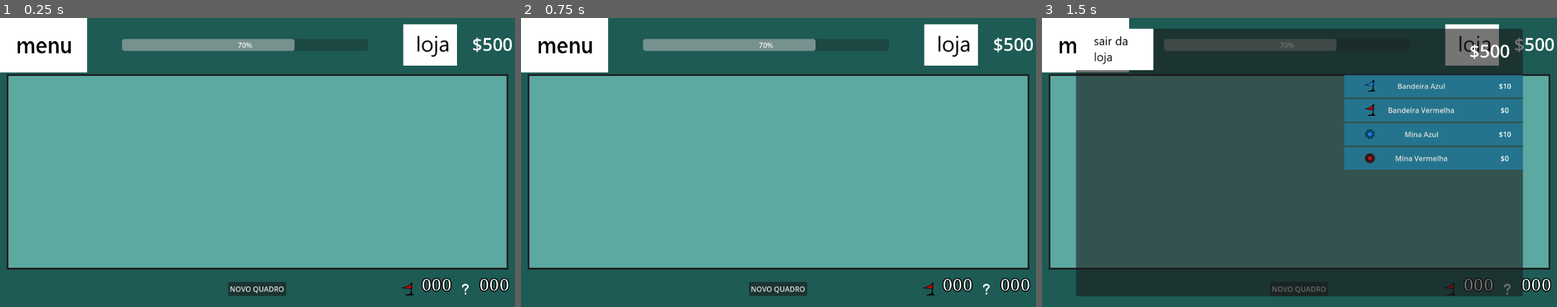
Above: before the commit, frames 1-3 (left to right).
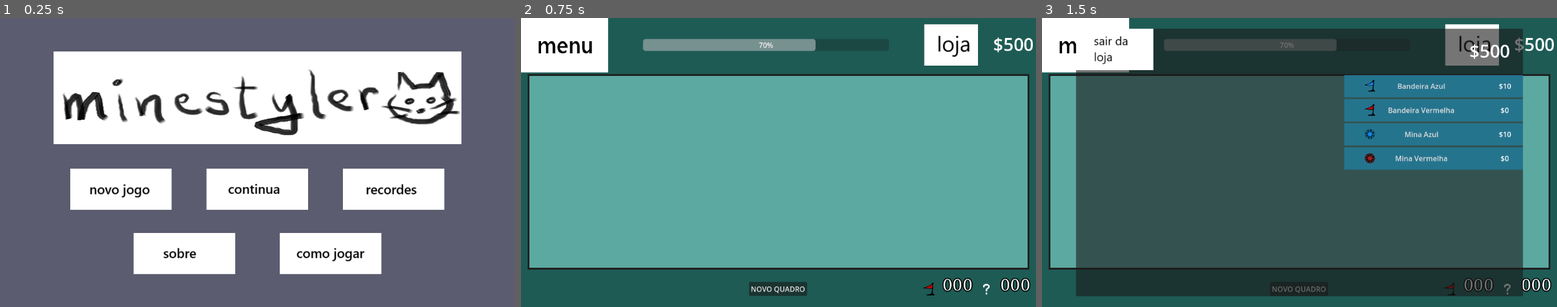
Above: after the commit, the same moments.

Repository: yuris2024/minesweeper
Game: Godot game, scene res://menu.tscn
The game is run twice, just before and just after one commit, with the same random seed, the same clock (stepped at 60 frames per second) and the same inputs. Before the commit the project starts from res://base_scripts/GameManager.tscn.
Inputs (mouse positions are in pixels of both pictures, inside the frame that each line leads up to):
- Up to frame 1 (0.25 s): no input
- Up to frame 2 (0.75 s): click (778, 188) at 0.52 s
- Up to frame 3 (1.5 s): click "$500" at 1.25 s

The runs differ from the first frame. In frame 1, 99% of the frame differs, in the area x 0-100%, y 0-100%; in frame 2, nothing differs; in frame 3, nothing differs.

Commit message:
Attach menu and new game buttons to scenes

Diff:
--- a/base_scripts/GameManager.gd
+++ b/base_scripts/GameManager.gd
@@ -156,4 +156,8 @@
 
 func _on_board_clear_popup_confirmed() -> void:
 	remove_old_board()
+
+func _on_exit_to_menu_pressed() -> void:
+	get_tree().change_scene_to_file('res://menu.tscn')
+
 #endregion
--- a/base_scripts/GameManager.tscn
+++ b/base_scripts/GameManager.tscn
@@ -182,6 +182,7 @@
 
 [connection signal="confirmed" from="BoardClearPopup" to="." method="_on_board_clear_popup_confirmed"]
 [connection signal="timeout" from="Timer" to="." method="_on_timer_timeout"]
+[connection signal="pressed" from="Panel/Vboxcontainer/Header/ExitToMenu" to="." method="_on_exit_to_menu_pressed"]
 [connection signal="pressed" from="Panel/Vboxcontainer/Header/ShopButton" to="." method="_on_shop_button_pressed"]
 [connection signal="toggled" from="Panel/Vboxcontainer/HBoxContainer2/MuteButton" to="Panel/Vboxcontainer/HBoxContainer2/MuteButton" method="_on_toggled"]
 [connection signal="pressed" from="Panel/Vboxcontainer/HBoxContainer2/NewGameButton" to="." method="_on_new_game_button_pressed"]
--- /dev/null
+++ b/menu.gd
@@ -0,0 +1,10 @@
+extends Control
+
+func _on_novo_jogo_pressed() -> void:
+	get_tree().change_scene_to_file('res://base_scripts/GameManager.tscn')
+
+
+func _on_continua_pressed() -> void:
+	# read saved data...
+	# feed to gamemanager...
+	get_tree().change_scene_to_file('res://base_scripts/GameManager.tscn')
--- a/menu.tscn
+++ b/menu.tscn
@@ -1,6 +1,7 @@
-[gd_scene load_steps=10 format=3 uid="uid://u3igvhig0mkp"]
+[gd_scene load_steps=11 format=3 uid="uid://u3igvhig0mkp"]
 
 [ext_resource type="Script" path="res://about_panel.gd" id="1_cfu7m"]
+[ext_resource type="Script" path="res://menu.gd" id="1_irt84"]
 [ext_resource type="Texture2D" uid="uid://bjapv8uvtl3ed" path="res://art/buttons/titulo.png" id="1_xu8ja"]
 [ext_resource type="Texture2D" uid="uid://c8fn7autj3nbl" path="res://art/buttons/novojogo.png" id="2_vix83"]
 [ext_resource type="Script" path="res://records_panel.gd" id="2_xikgn"]
@@ -21,6 +22,7 @@
 grow_vertical = 2
 size_flags_horizontal = 3
 size_flags_vertical = 3
+script = ExtResource("1_irt84")
 
 [node name="AboutPanel" type="PopupPanel" parent="."]
 initial_position = 1
@@ -155,5 +157,7 @@
 
 [connection signal="close_requested" from="AboutPanel" to="AboutPanel" method="_on_close_requested"]
 [connection signal="close_requested" from="RecordsPanel" to="RecordsPanel" method="_on_close_requested"]
+[connection signal="pressed" from="Panel/MarginCt/VSplit/VCont/HCont/NovoJogo" to="." method="_on_novo_jogo_pressed"]
+[connection signal="pressed" from="Panel/MarginCt/VSplit/VCont/HCont/Continua" to="." method="_on_continua_pressed"]
 [connection signal="pressed" from="Panel/MarginCt/VSplit/VCont/HCont/Recordes" to="RecordsPanel" method="_on_recordes_pressed"]
 [connection signal="pressed" from="Panel/MarginCt/VSplit/VCont/HCont2/CenterContainer/Sobre" to="AboutPanel" method="_on_sobre_pressed"]
--- a/project.godot
+++ b/project.godot
@@ -11,7 +11,7 @@
 [application]
 
 config/name="minesweep"
-run/main_scene="res://base_scripts/GameManager.tscn"
+run/main_scene="res://menu.tscn"
 config/features=PackedStringArray("4.3", "GL Compatibility")
 
 [filesystem]
